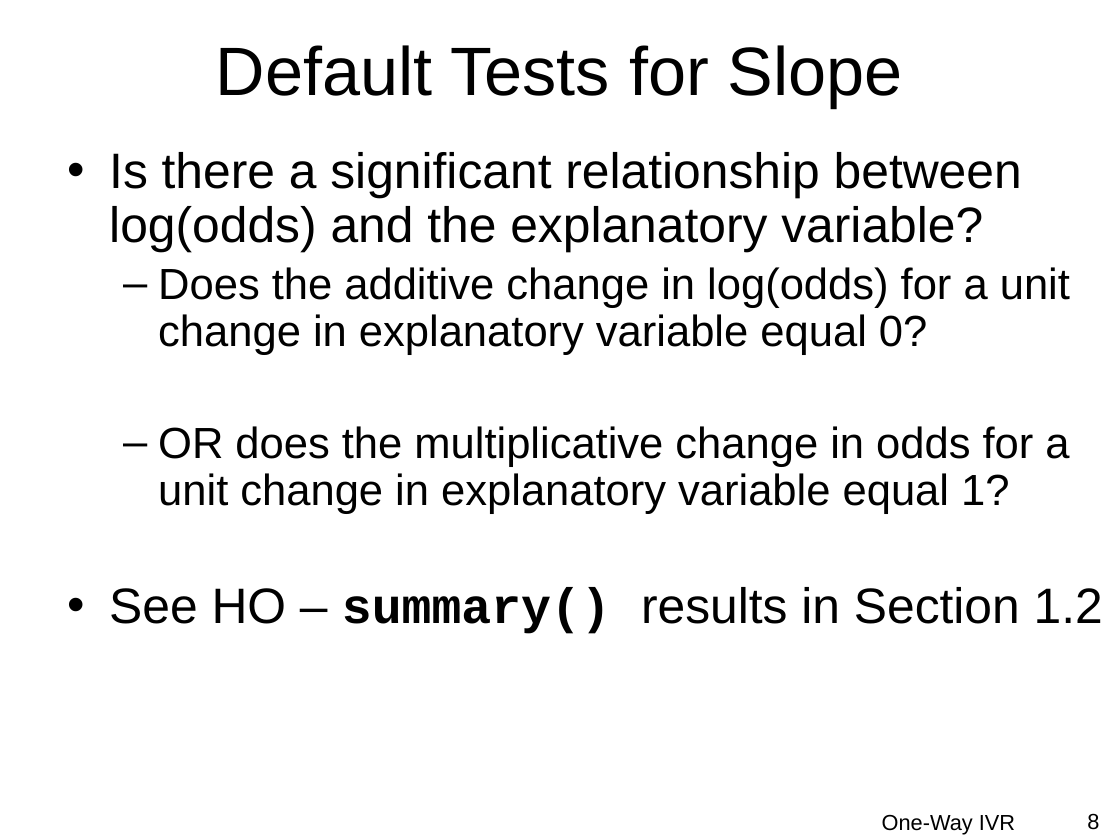
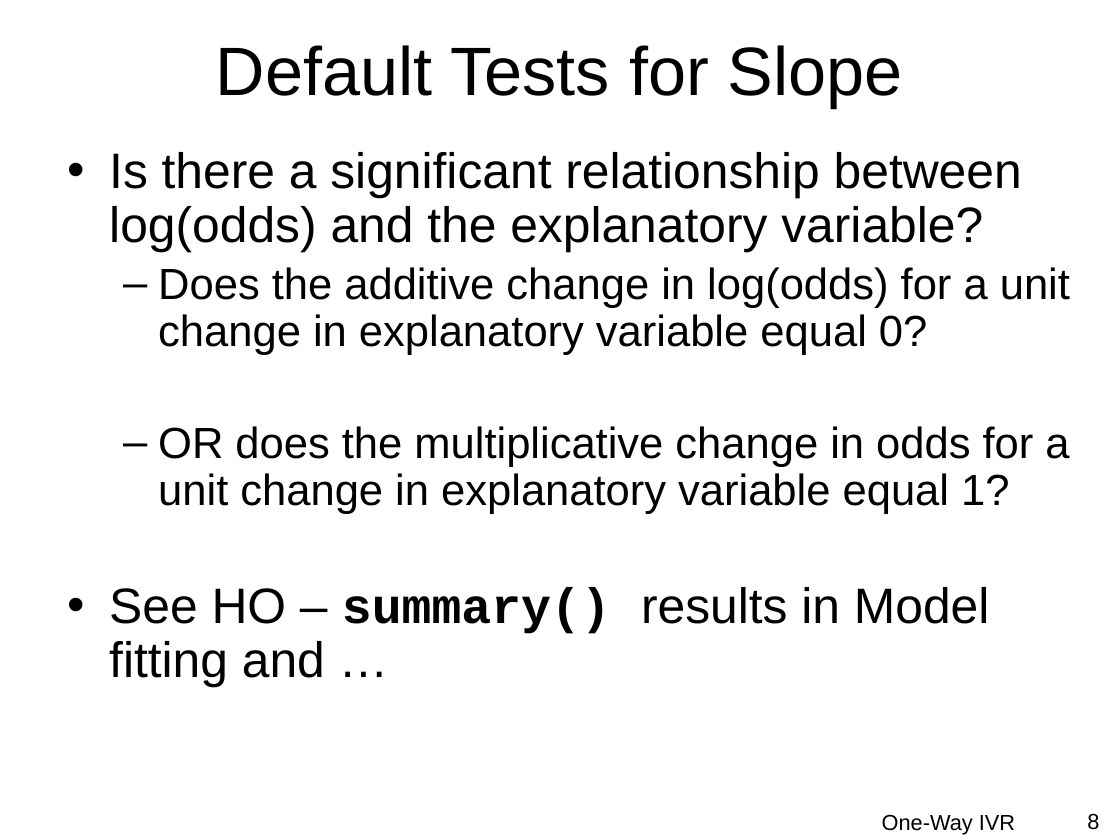
Before and after one commit to droglenc/NCMTH207, a slide deck: slide 8 of modules/LogisticRegression/PPT.pptx. Drawn at 1120x840 pixels with LibreOffice and Linux fonts; fonts in the diff are those of the drawing; background and template pictures are left out. Boxes give left, top, right and bottom in pixels: in the first picture for what was removed or moved away, otherwise in the second. Text is boxed around its words. In the diff, an @@ line names an element or a change of style, - is before the commit and + after.

```diff
--- a/modules/LogisticRegression/PPT.pptx
+++ b/modules/LogisticRegression/PPT.pptx
@@ text at bbox=[109, 587, 990, 687]: text changed @@
-• See HO – summary() results in Section 1.2
+• See HO – summary() results in Model fitting and …
```
Also in this commit, not shown: 7 other slides changed, 12 other files.
